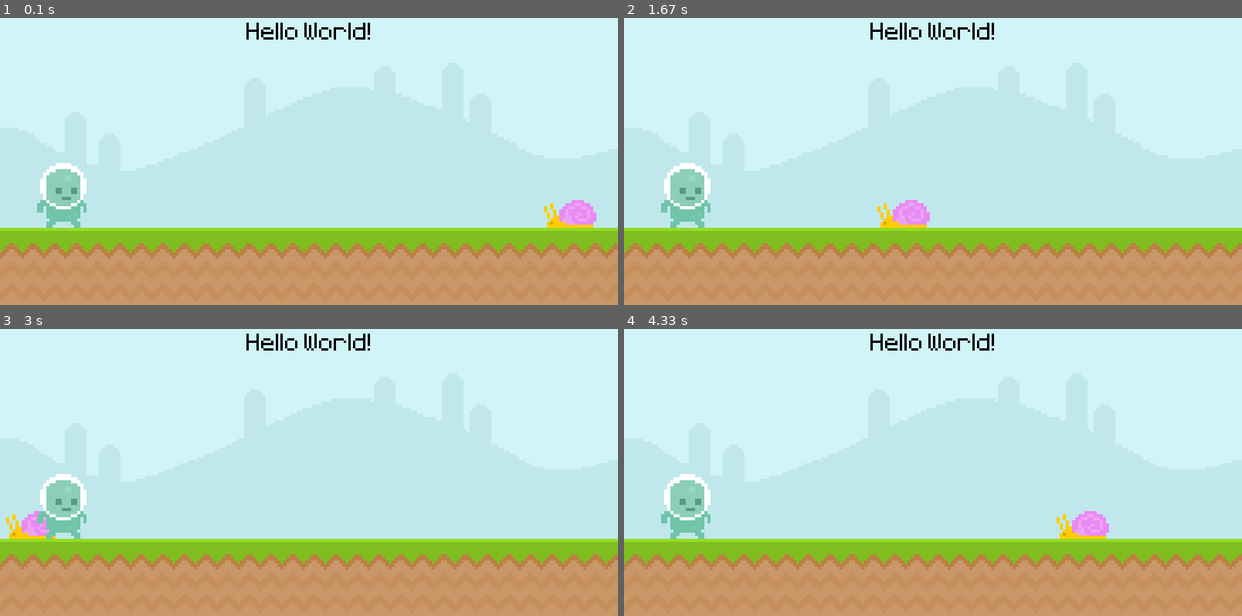
Above: before the commit, frames 1-4 (two rows, left to right).
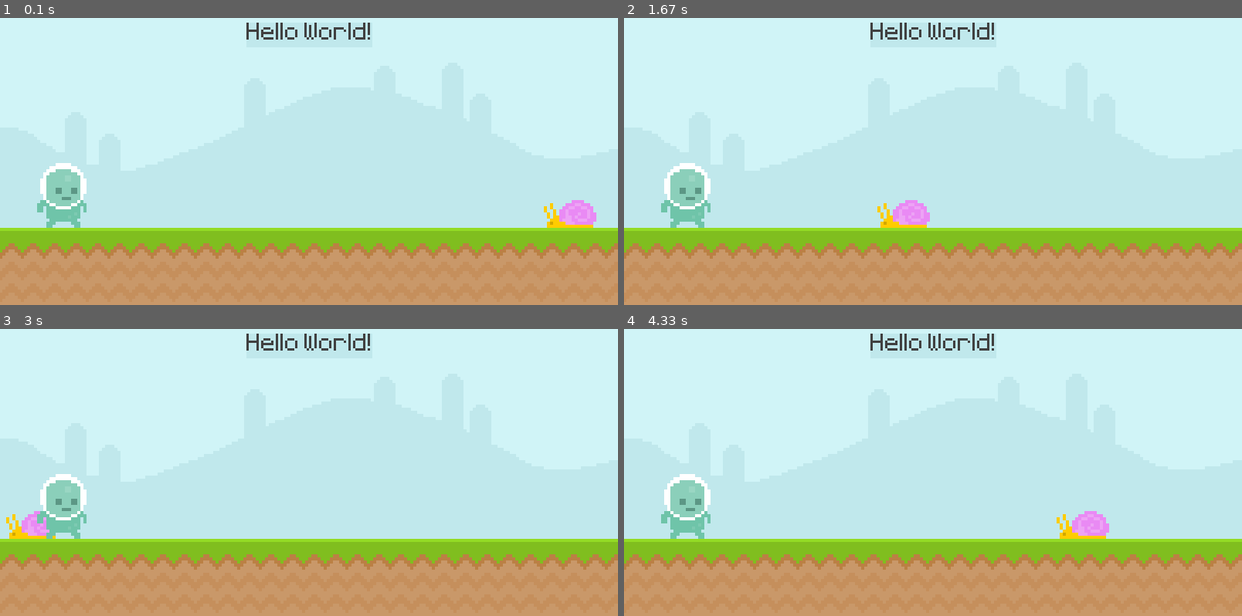
Above: after the commit, the same moments.

Repository: dennis-adrian/learing_pygame
Game: pygame game, started from main.py
Same seed, same stepped clock (60 frames per second), same inputs: the game is played once before the commit and once after it.
Inputs:
- Up to frame 1 (0.1 s): no input
- Up to frame 2 (1.67 s): no input
- Up to frame 3 (3 s): no input
- Up to frame 4 (4.33 s): no input

The runs differ from the first frame. In frame 1, 0.4% of the frame differs, in the area x 39-60%, y 1-8%; in frame 2, 0.4%; in frame 3, 0.4%; in frame 4, 0.4%.

Commit message:
Use the draw module to draw a background and small padding for a text rectangle

Diff:
--- a/main.py
+++ b/main.py
@@ -24,7 +24,7 @@
 # 1. the text to be rendered
 # 2. a boolean value that enables or disables anti-aliasing (smoothing of the text edges)
 # 3. a color
-score_surface = test_font.render("Hello World!", False, 'Black')
+score_surface = test_font.render("Hello World!", False, (64,64,64))
 score_rect = score_surface.get_rect(center=(400, 50))
 # creating an image that will be animated
 snail_surface = pygame.image.load(SNAIL).convert_alpha()
@@ -57,6 +57,19 @@
     # blit stands for block image transfer and it's just a fancy way to say we want to put one surface on top of another
     screen.blit(sky_surface, (0, 0))
     screen.blit(ground_surface, (0, GROUND_Y_POS))
+    # with the draw module we can specify what type of shape we're drawing and rectangles is on of those shapes
+    # we need to specify 3 arguments
+    # 1. the surface we want to draw on
+    # 2. the color of the shape
+    # 3. the rectangle object
+    # we can specify some extra arguments that are options
+    # 4. would the the width of the line we're drawing
+    # the problem with this is that once we specify the width,
+    # only a 'border' with that width is drawn and the rest of the rectangle is no longer filled
+    # we can fix this by having 2 drawings, one for the border and one for the fill
+    pygame.draw.rect(screen, '#c0e8ec', score_rect)
+    # the drawing with border will help us recreate a sort of padding around the text
+    pygame.draw.rect(screen, '#c0e8ec', score_rect, 10)
     screen.blit(score_surface, score_rect)
 
     # we want to move the snail to the left
